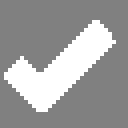
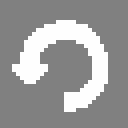
Revision of a layered 128 x 128 image; what changed, layer by layer:
added layer "Paint Layer 7" (99%) above "Paint Layer 6" over (4, 20, 116, 112)
hid "Paint Layer 6 (pasted)" over (4, 20, 116, 112)
